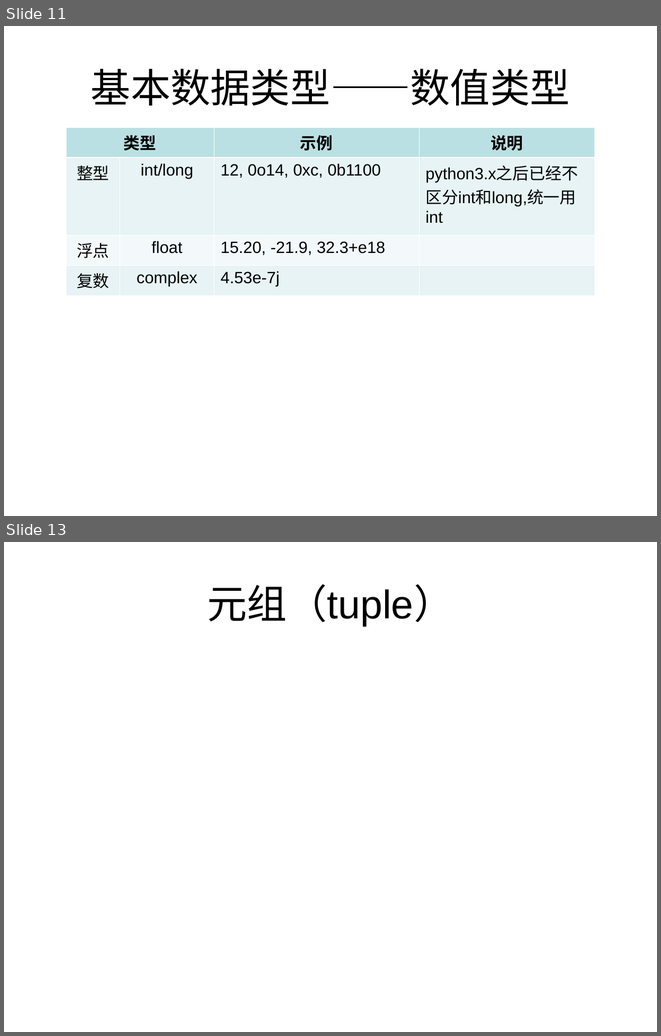
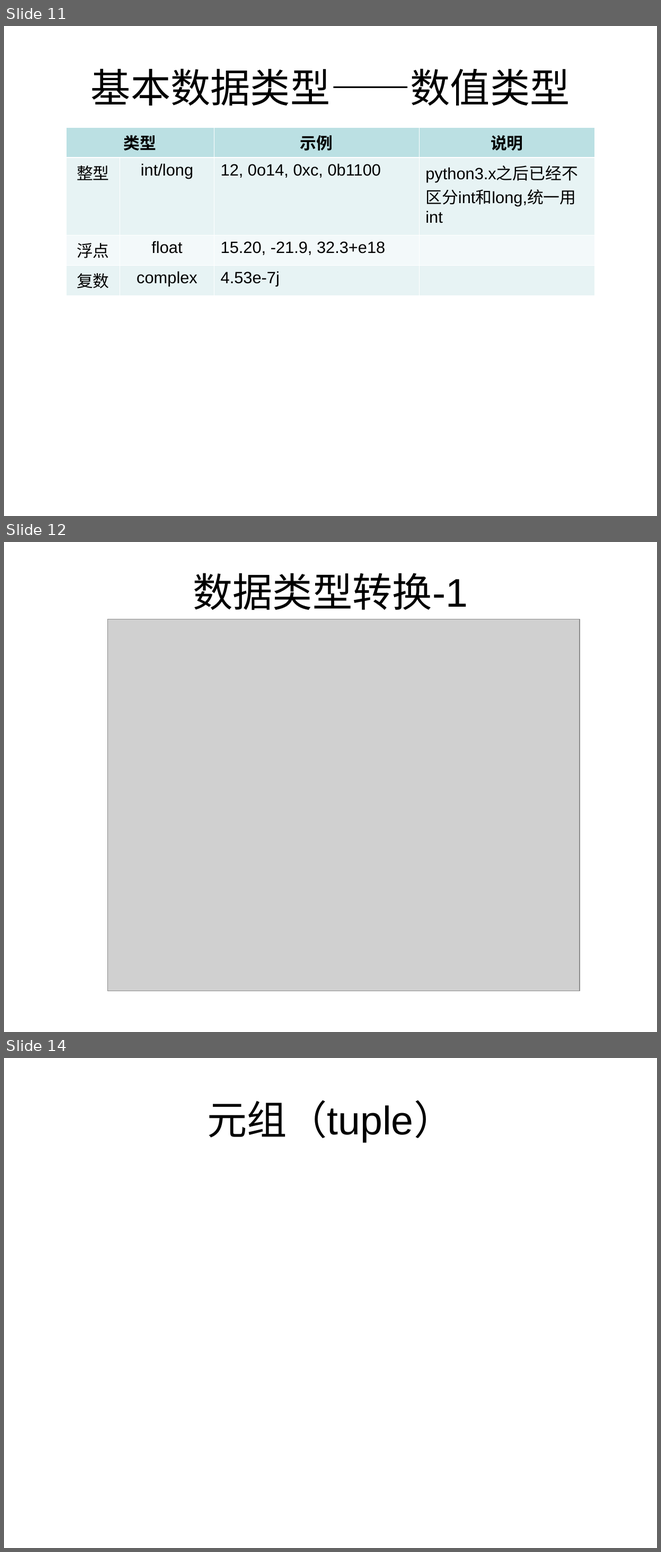
Before and after one commit to gmth7788/python_intro, a slide deck: python_intro.ppt. Shown one above the other, each under a label of ours: slides 11 and 13 before the commit, slides 11, 12 and 14 after it; the slides between them are not shown. The pictures are 661x1036 and 661x1552 pixels, drawn with LibreOffice and Linux fonts; fonts in the diff are those of the drawing; grey boxes stand for pictures. Boxes give left, top, right and bottom in pixels: in the first picture for what was removed or moved away, otherwise in the second. Text is boxed around its words. In the diff, an @@ line names an element or a change of style, - is before the commit and + after.

Commit message:
增加数据类型转换图片

```diff
--- a/python_intro.ppt
+++ b/python_intro.ppt
@@ slide 12 added at (x1=4, y1=542, x2=657, y2=1032), background #FFFFFF @@
@@ title added at (x1=193, y1=573, x2=468, y2=610), 44 pt, text #000000 @@
+数据类型转换-1
@@ picture added at (x1=108, y1=619, x2=580, y2=990) @@
@@ what was slide 13 is now slide 14 @@
```
Also in this commit, not shown: 2 slides changed, 1 other slide added, 1 slide removed.
